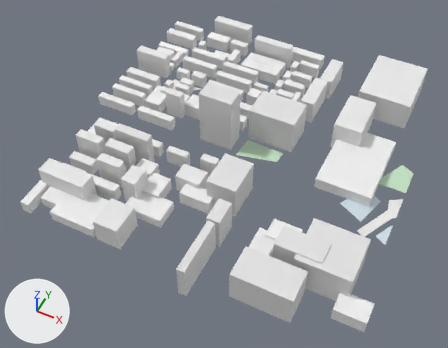
A saved change to the glTF model white-model-six-districts/chunks/121_95_mid.glb.
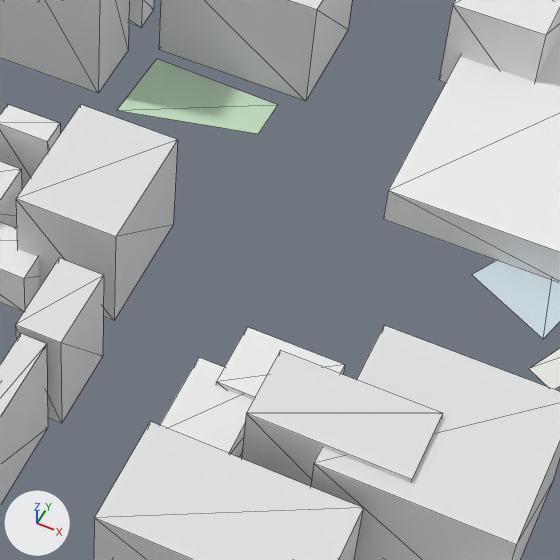
Old and new are each drawn whole from a camera (50 mm lens) standing at (1024.0, 2618.0, 695.0) and looking at (745.0, 3176.0, -3.0) and again close up on the part from 45% to 82% of the width and 35% to 82% of the height. The lights are fixed; the arrows at lower left show +X, +Y and +Z. The first two pictures are the older version. The close-ups show mesh edges as thin lines. Vertices at exactly the same position are counted once.
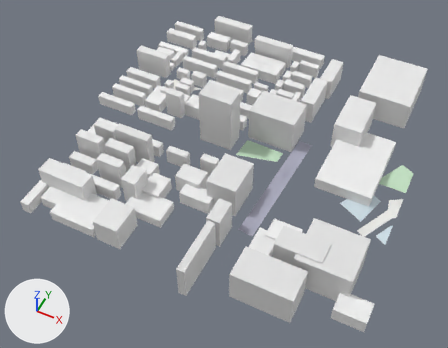
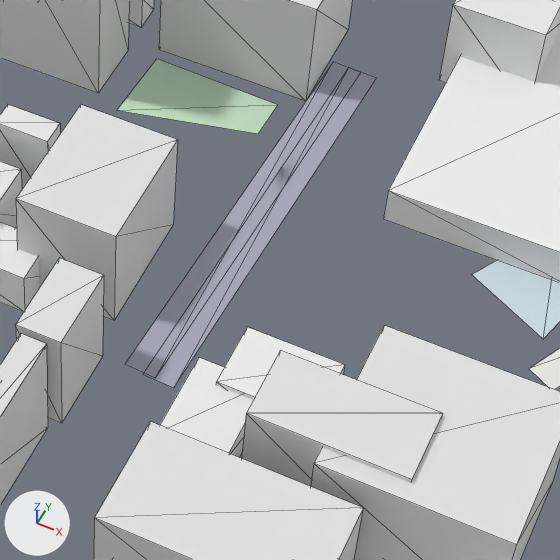
Location of each change, (x1, y1, x2, y2) in pixels of the close-ups (560 x 560 px):
part 1 of me_mesh_0, added: after (125, 62, 376, 388)

Patch to the scene script:
```diff
--- a/white-model-six-districts/chunks/121_95_mid.glb.py
+++ b/white-model-six-districts/chunks/121_95_mid.glb.py
@@ me_mesh_0 @@
 # used by ob_mesh_0; location = (0.0, 0.0, 0.0)
 # verts and faces of me_mesh_0; kept vertices keep their numbers, new ones are numbered from 768
-me_mesh_0.from_pydata(...)  # 768 vertices, 936 faces; spans x 487.0..1015.0, y 2968.0..3502.0, z -6.0..90.0
+me_mesh_0.from_pydata(...)  # 776 vertices, 940 faces; spans x 487.0..1015.0, y 2968.0..3502.0, z -6.0..90.0
+# me_mesh_0 part 1
+verts[768] = (821.0, 3288.0, 2.0)  # pixel (333, 61)
+verts[769] = (811.0, 3089.0, 2.0)  # pixel (124, 364)
+verts[770] = (829.0, 3288.0, 2.0)  # pixel (348, 67)
+verts[771] = (819.0, 3088.0, 2.0)  # pixel (142, 374)
+for new, old in zip([*range(772, 776)], [*range(768, 772)]): verts[new] = verts[old] + (14.0, -1.0, 0.0)
+faces += [(768, 773, 772), (768, 769, 773), (770, 771, 775), (770, 775, 774)]
 me_mesh_0.materials.append(mat_material_0)
```
